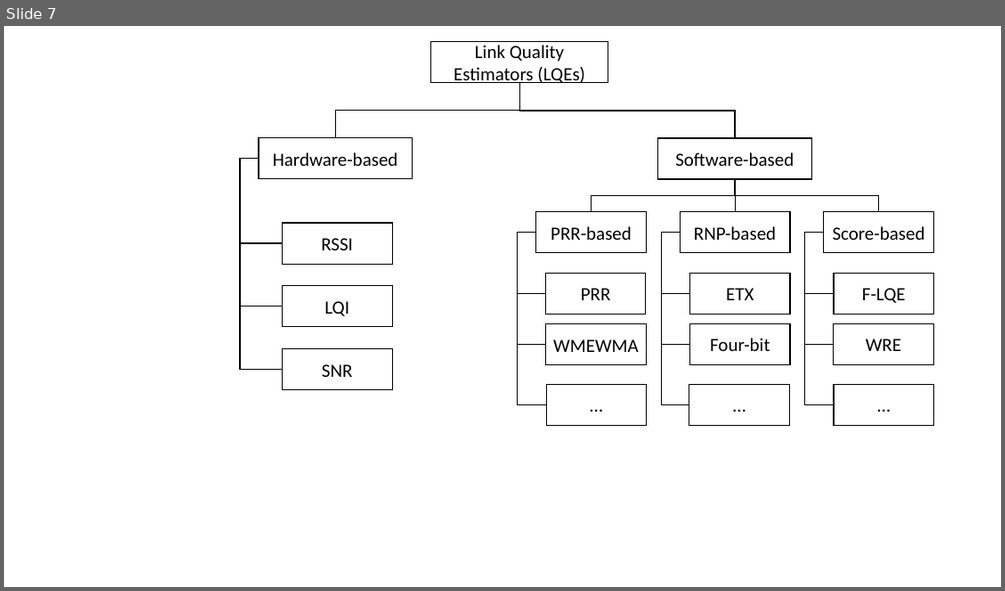
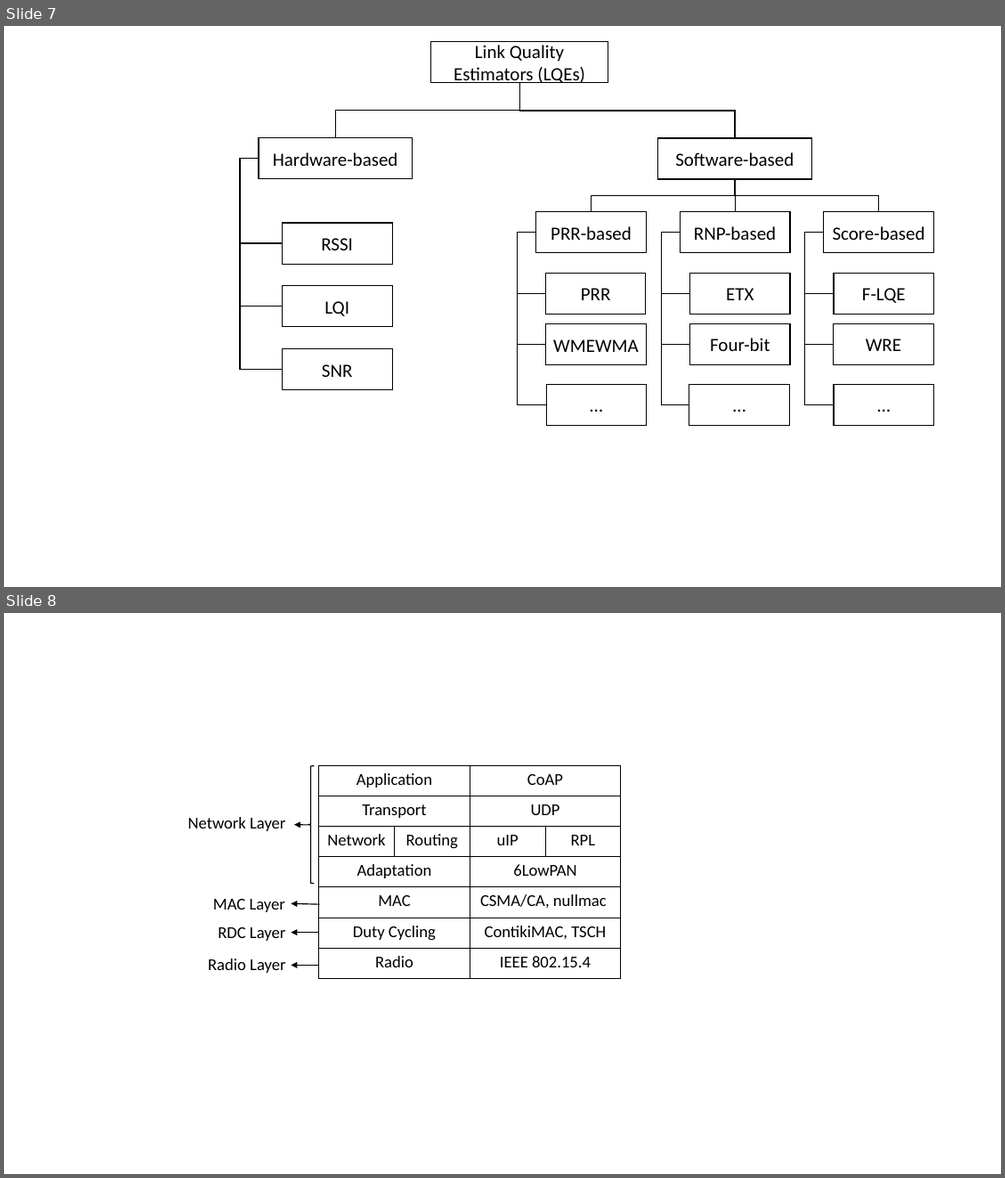
Before and after one commit to huynn8/paper_draft, a slide deck: References/huy_draft.pptx. Shown one above the other, each under a label of ours: slide 7 before the commit, slides 7 and 8 after it. The pictures are 1005x591 and 1005x1178 pixels, drawn with LibreOffice and Linux fonts; fonts in the diff are those of the drawing. Boxes give left, top, right and bottom in pixels: in the first picture for what was removed or moved away, otherwise in the second. Text is boxed around its words. In the diff, an @@ line names an element or a change of style, - is before the commit and + after.

```diff
--- a/References/huy_draft.pptx
+++ b/References/huy_draft.pptx
@@ slide 8 added at (4,613,1001,1174), background #FFFFFF @@
@@ left brace added at (307,765,315,883), outline #000000 1 pt @@
@@ table added at (319,765,469,978), 7 rows, 2 columns @@
+Application | 
+Transport | 
+Network | Routing
+Adaptation | 
+MAC | 
+Duty Cycling | 
+Radio | 
@@ table added at (469,765,621,978), 7 rows, 2 columns @@
+CoAP | 
+UDP | 
+uIP | RPL
+6LowPAN | 
+CSMA/CA, nullmac | 
+ContikiMAC, TSCH | 
+IEEE 802.15.4 | 
@@ text added at (188,817,285,831), 16 pt, text #000000 @@
+Network Layer
@@ arrow added from (307, 825) to (294, 825), #000000 1 pt @@
@@ text added at (213,899,285,912), 16 pt, text #000000 @@
+MAC Layer
@@ arrow added from (320, 905) to (291, 904), #000000 1 pt @@
@@ text added at (218,927,285,941), 16 pt, text #000000 @@
+RDC Layer
@@ arrow added from (319, 933) to (291, 933), #000000 1 pt @@
@@ text added at (208,958,285,973), 16 pt, text #000000 @@
+Radio Layer
@@ arrow added from (319, 965) to (291, 965), #000000 1 pt @@
```
Also in this commit, not shown: 1 other file.
